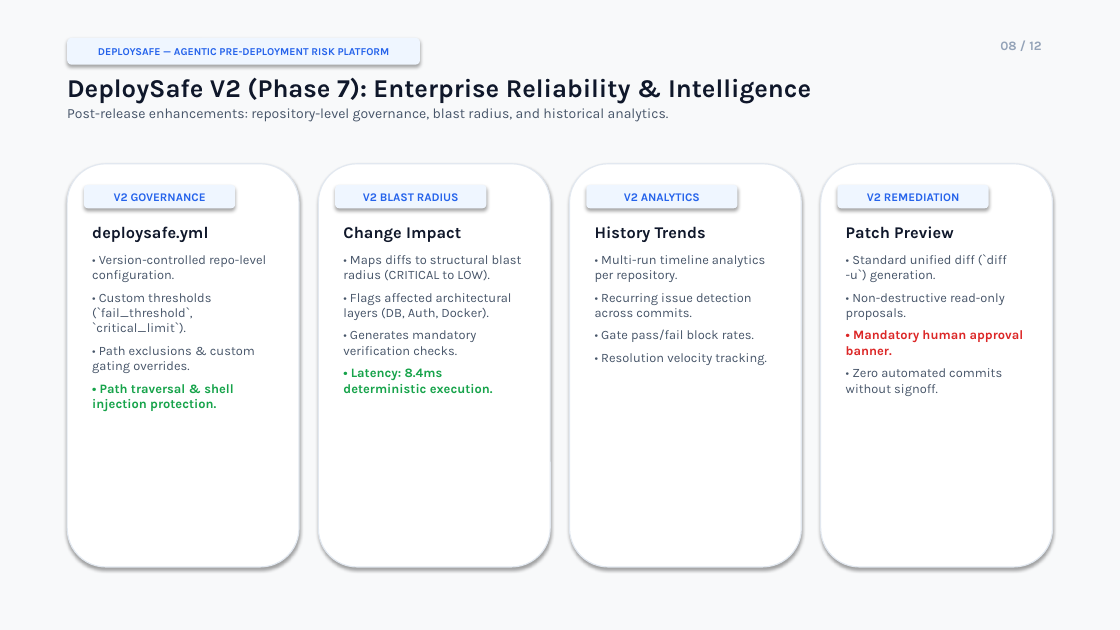
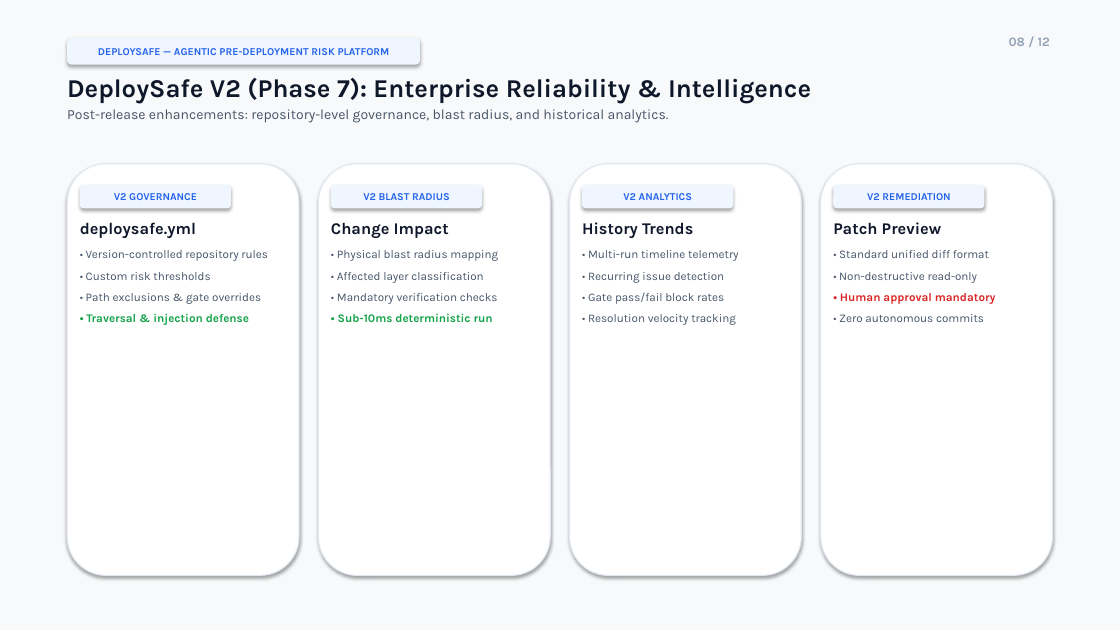
Before and after one commit to yashrao2607/AI-Devops, a slide deck: slide 8 of DeploySafe_Final_Presentation_V2.pptx. Drawn at 1120x630 pixels with LibreOffice and Linux fonts; fonts in the diff are those of the drawing. Boxes give left, top, right and bottom in pixels: in the first picture for what was removed or moved away, otherwise in the second. Text is boxed around its words. In the diff, an @@ line names an element or a change of style, - is before the commit and + after.

Commit message:
docs: perfect PPT typography, layout alignment, and slide previews

```diff
--- a/DeploySafe_Final_Presentation_V2.pptx
+++ b/DeploySafe_Final_Presentation_V2.pptx
@@ text "08 / 12": place and size @@
-text "08 / 12" at <box>1000,41,1041,50</box>
+text "08 / 12" at <box>1009,37,1050,46</box>
@@ rounded rectangle: place and size @@
-rounded rectangle at <box>67,164,299,567</box>
+rounded rectangle at <box>67,164,299,576</box>
@@ rounded rectangle: place and size @@
-rounded rectangle at <box>318,164,550,567</box>
+rounded rectangle at <box>318,164,550,576</box>
@@ rounded rectangle: place and size @@
-rounded rectangle at <box>570,164,802,567</box>
+rounded rectangle at <box>570,164,802,576</box>
@@ rounded rectangle: place and size @@
-rounded rectangle at <box>821,164,1053,567</box>
+rounded rectangle at <box>821,164,1053,576</box>
@@ 4 rounded rectangles: place and size @@
-4 rounded rectangles at <box>84,185,989,208</box>
+4 rounded rectangles at <box>80,185,985,208</box>
@@ size 10 to 9 pt in 4 elements at <box>80,185,231,208</box>, <box>331,185,482,208</box>, <box>582,185,734,208</box>, <box>833,185,985,208</box> @@
@@ text at <box>86,250,268,325</box>: text changed; size 11 to 10 pt @@
-• Version-controlled repo-level configuration.
-• Custom thresholds (`fail_threshold`, `critical_limit`).
-• Path exclusions & custom gating overrides.
-• Path traversal & shell injection protection.
+• Version-controlled repository rules
+• Custom risk thresholds
+• Path exclusions & gate overrides
+• Traversal & injection defense
@@ text at <box>337,250,498,322</box>: text changed; size 11 to 10 pt @@
-• Maps diffs to structural blast radius (CRITICAL to LOW).
-• Flags affected architectural layers (DB, Auth, Docker).
-• Generates mandatory verification checks.
-• Latency: 8.4ms deterministic execution.
+• Physical blast radius mapping
+• Affected layer classification
+• Mandatory verification checks
+• Sub-10ms deterministic run
@@ text at <box>588,250,738,325</box>: text changed; size 11 to 10 pt @@
-• Multi-run timeline analytics per repository.
-• Recurring issue detection across commits.
-• Gate pass/fail block rates.
-• Resolution velocity tracking.
+• Multi-run timeline telemetry
+• Recurring issue detection
+• Gate pass/fail block rates
+• Resolution velocity tracking
@@ text at <box>839,250,996,322</box>: text changed; size 11 to 10 pt @@
-• Standard unified diff (`diff -u`) generation.
-• Non-destructive read-only proposals.
-• Mandatory human approval banner.
-• Zero automated commits without signoff.
+• Standard unified diff format
+• Non-destructive read-only
+• Human approval mandatory
+• Zero autonomous commits
```
Also in this commit, not shown: 11 other slides changed, 13 other files.
